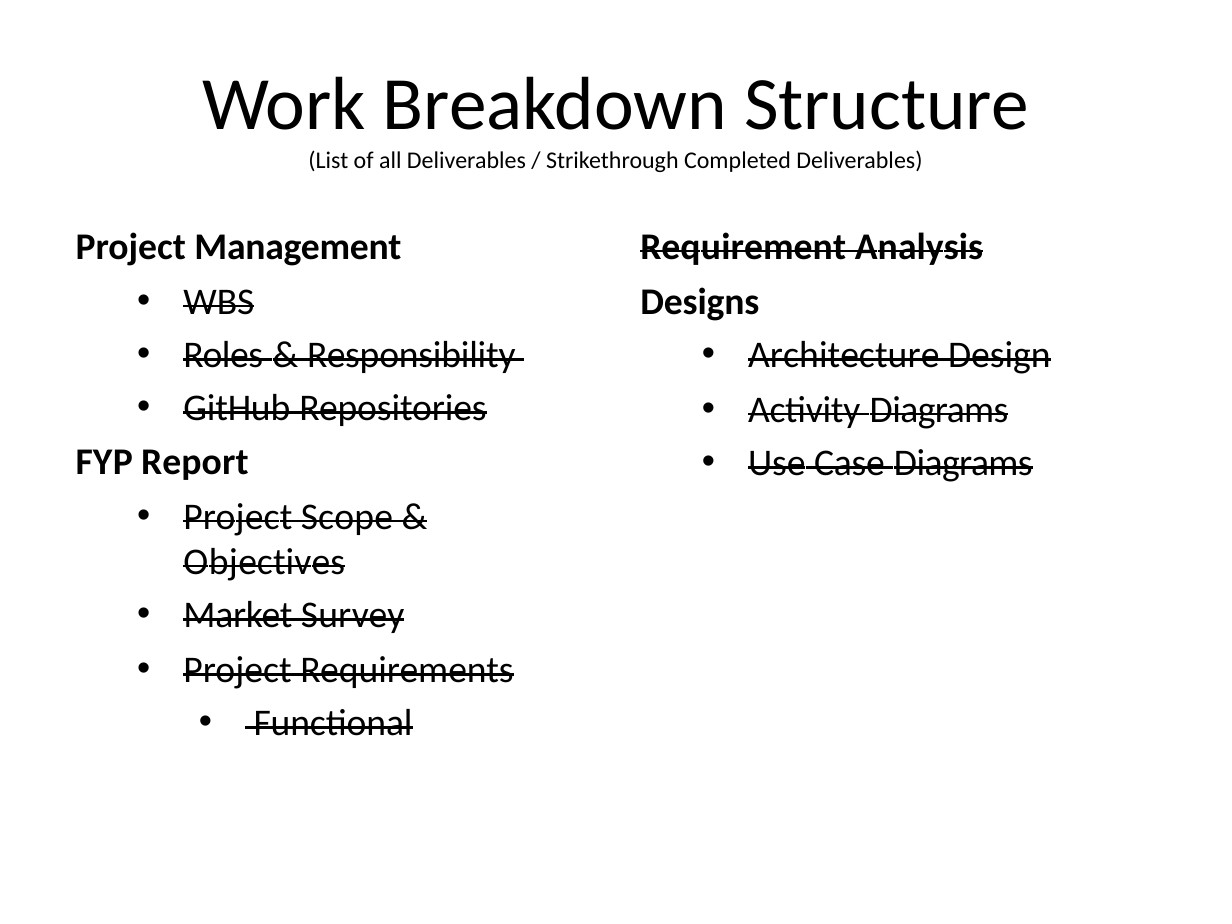
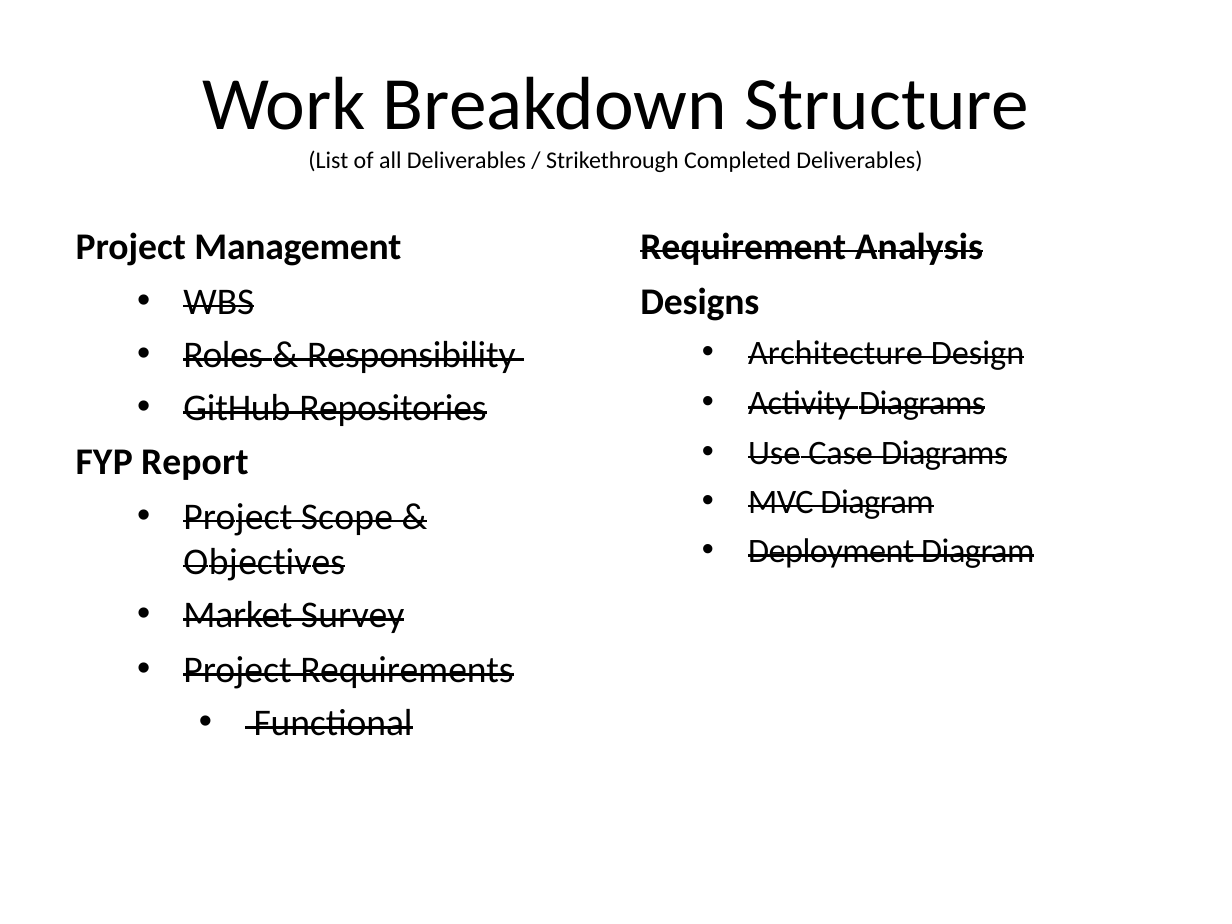
Before and after one commit to SanaUllah-Gondal/final-year-project-sp2025-, a slide deck: slide 16 of Final year ppt[1].pptx. Drawn at 1232x924 pixels with LibreOffice and Linux fonts; fonts in the diff are those of the drawing; background and template pictures are left out. Boxes give left, top, right and bottom in pixels: in the first picture for what was removed or moved away, otherwise in the second. Text is boxed around its words. In the diff, an @@ line names an element or a change of style, - is before the commit and + after.

```diff
--- a/Final year ppt[1].pptx
+++ b/Final year ppt[1].pptx
@@ text at <box>748,340,1025,470</box>: size 22 to 20 pt in "Architecture Design", "Activity Diagrams", "Use Case Diagrams" @@
@@ text at <box>748,489,1034,568</box>: paragraphs added @@
+  • MVC Diagram
+  • Deployment Diagram
```
Also in this commit, not shown: 4 other slides changed.
